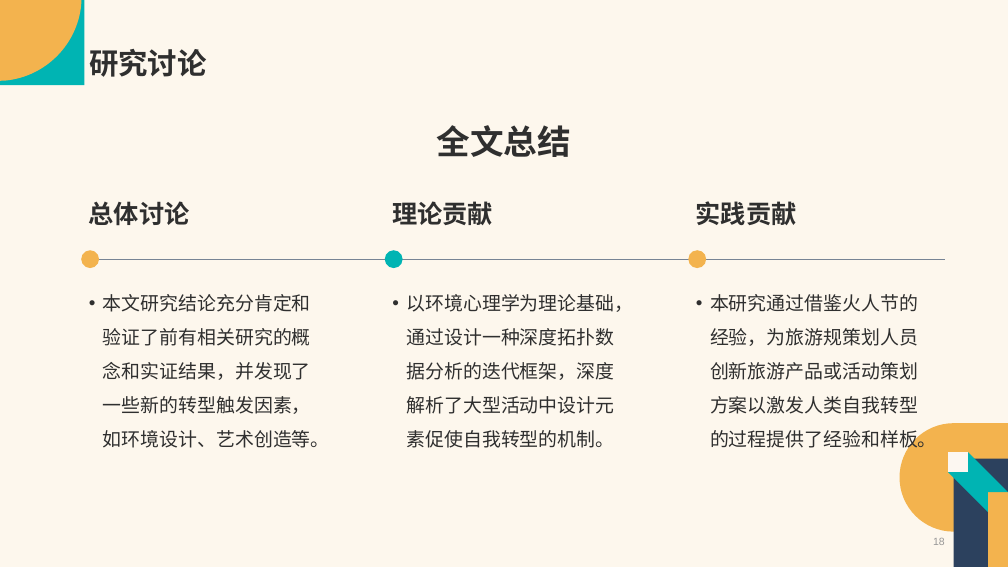
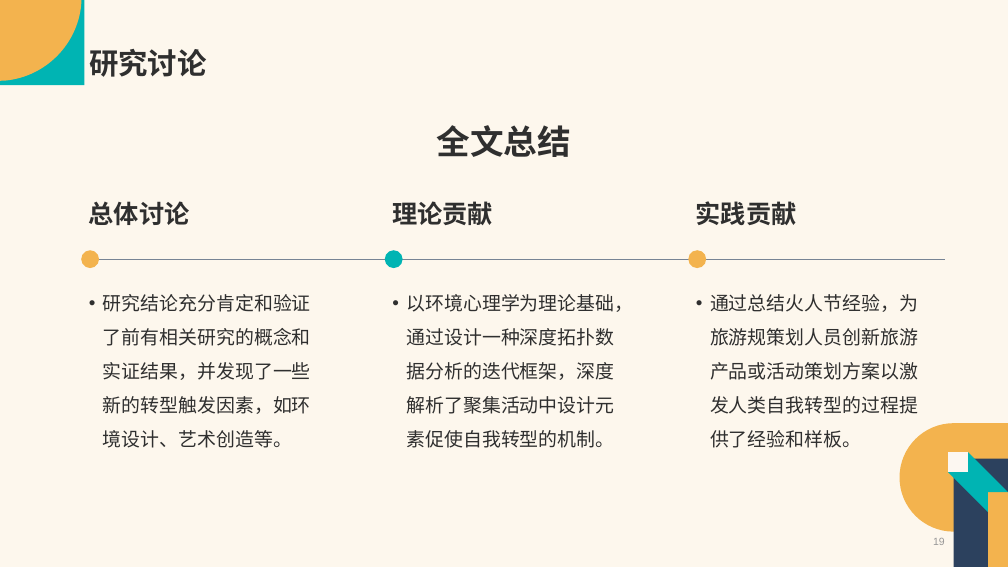
Before and after one commit to Vaelubo/Research, a slide deck: slide 19 of SSCI文章汇报.pptx (slide 18 before the commit). Drawn at 1008x567 pixels with LibreOffice and Linux fonts; fonts in the diff are those of the drawing. Boxes give left, top, right and bottom in pixels: in the first picture for what was removed or moved away, otherwise in the second. Text is boxed around its words. In the diff, an @@ line names an element or a change of style, - is before the commit and + after.

Commit message:
旅游的本质

```diff
--- a/SSCI文章汇报.pptx
+++ b/SSCI文章汇报.pptx
@@ text at box(103, 294, 311, 448): text changed @@
-• 本文研究结论充分肯定和验证了前有相关研究的概念和实证结果，并发现了一些新的转型触发因素，如环境设计、艺术创造等。
+• 研究结论充分肯定和验证了前有相关研究的概念和实证结果，并发现了一些新的转型触发因素，如环境设计、艺术创造等。
@@ text at box(407, 294, 634, 448): text changed @@
-• 以环境心理学为理论基础，通过设计一种深度拓扑数据分析的迭代框架，深度解析了大型活动中设计元素促使自我转型的机制。
+• 以环境心理学为理论基础，通过设计一种深度拓扑数据分析的迭代框架，深度解析了聚集活动中设计元素促使自我转型的机制。
@@ text at box(710, 294, 918, 448): text changed @@
-• 本研究通过借鉴火人节的经验，为旅游规策划人员创新旅游产品或活动策划方案以激发人类自我转型的过程提供了经验和样板。
+• 通过总结火人节经验，为旅游规策划人员创新旅游产品或活动策划方案以激发人类自我转型的过程提供了经验和样板。
```
Also in this commit, not shown: 10 other slides changed, 2 slides added, 1 slide removed, 2 other files.
